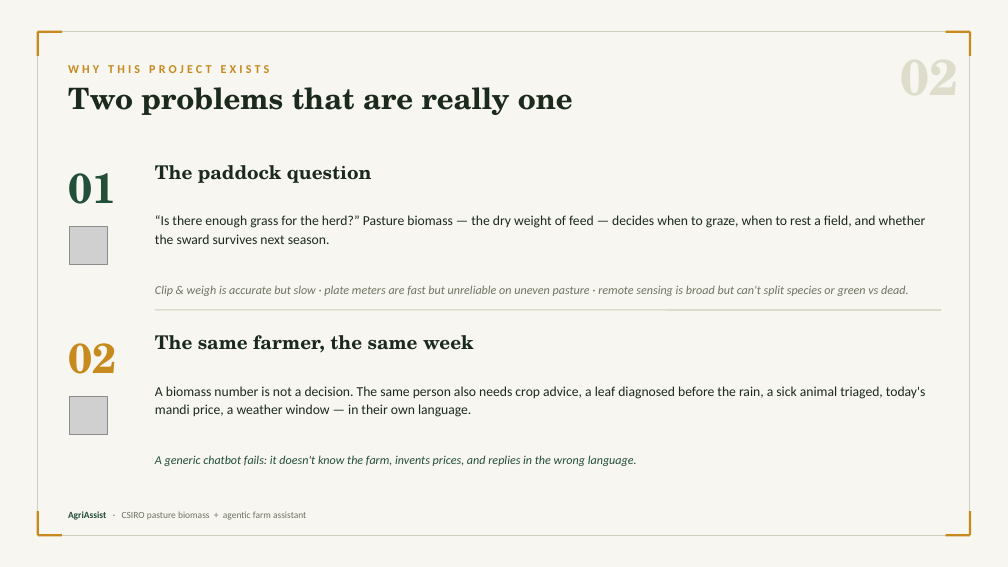
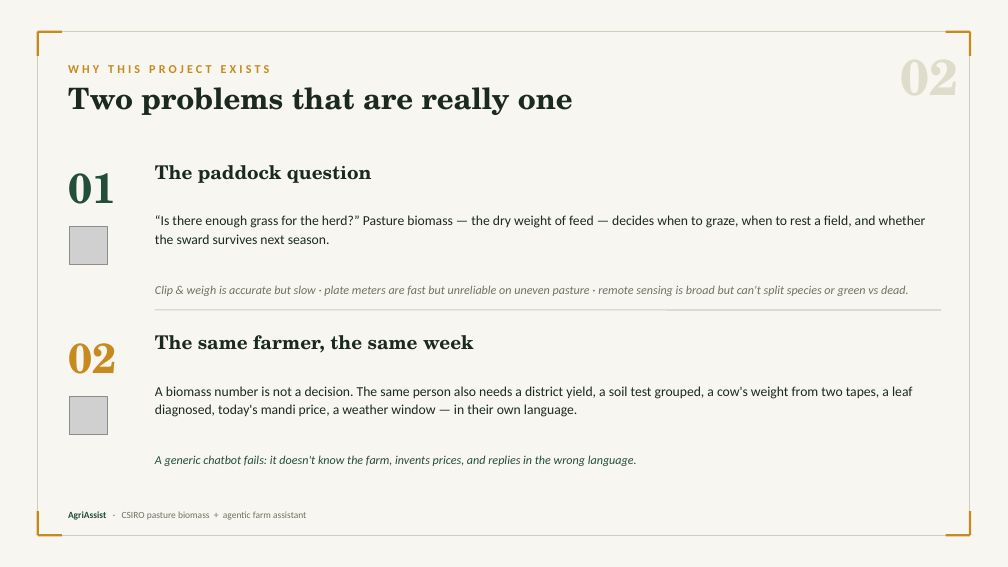
Before and after one commit to AkshaTGA/ml-project, a slide deck: slide 2 of AgriAssist_Presentation.pptx. Drawn at 1008x567 pixels with LibreOffice and Linux fonts; fonts in the diff are those of the drawing; grey boxes stand for pictures. Boxes give left, top, right and bottom in pixels: in the first picture for what was removed or moved away, otherwise in the second. Text is boxed around its words. In the diff, an @@ line names an element or a change of style, - is before the commit and + after.

```diff
--- a/AgriAssist_Presentation.pptx
+++ b/AgriAssist_Presentation.pptx
@@ text at (x1=155, y1=386, x2=913, y2=417): text changed @@
-A biomass number is not a decision. The same person also needs crop advice, a leaf diagnosed before the rain, a sick animal triaged, today's mandi price, a weather window — in their own language.
+A biomass number is not a decision. The same person also needs a district yield, a soil test grouped, a cow's weight from two tapes, a leaf diagnosed, today's mandi price, a weather window — in their own language.
```
Also in this commit, not shown: 8 other slides changed, 5 slides added.
